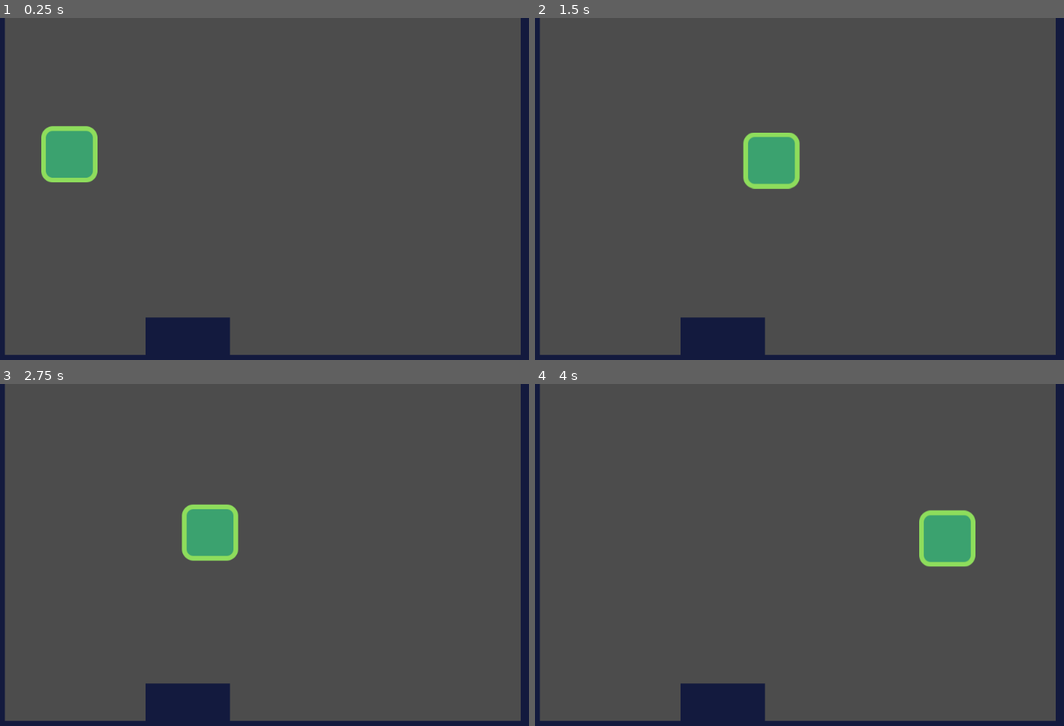
Above: before the commit, frames 1-4 (two rows, left to right).
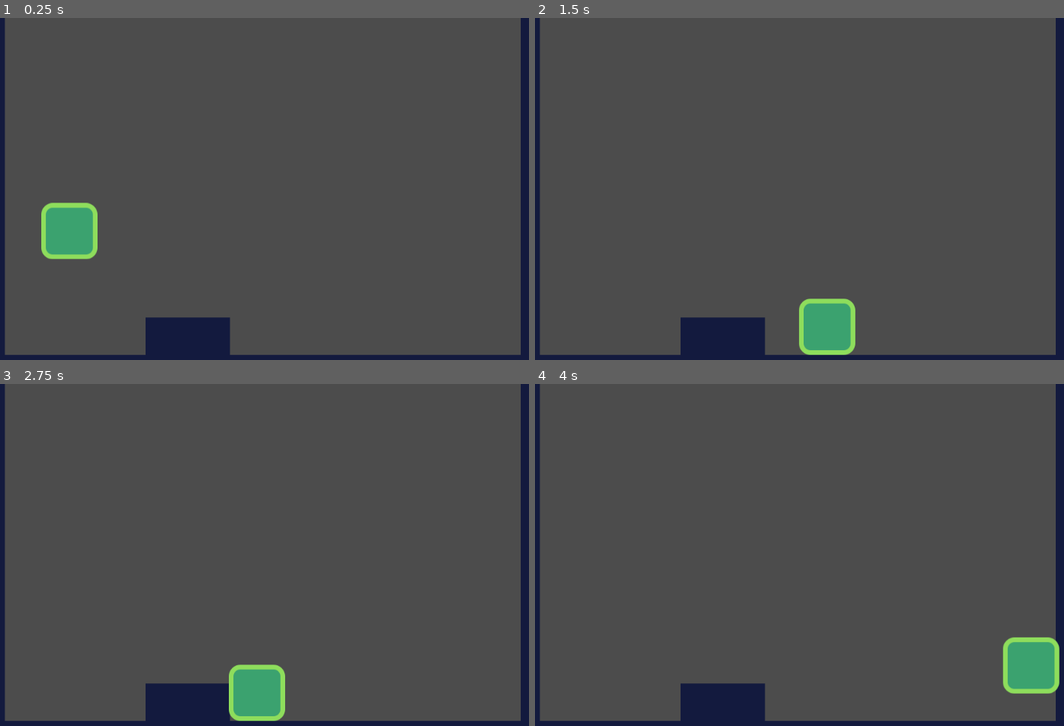
Above: after the commit, the same moments.

Repository: Huotes/geometry-adventure
Game: Godot game, scene res://src/Levels/LevelTemplate.tscn
Same seed, same stepped clock (60 frames per second), same inputs: the game is played once before the commit and once after it. Before the commit the project has no main scene; this scene is started directly in both runs.
Inputs:
- Up to frame 1 (0.25 s): no input
- Up to frame 2 (1.5 s): hold D (move_right) from 0.53 s (still down); tap W (jump) at 0.6, 0.77, 1.07, 1.35 s
- Up to frame 3 (2.75 s): tap W (jump) at 1.52, 1.82, 2.1 s; release D (move_right) at 2.03 s; hold A (move_left) from 2.03 s (still down)
- Up to frame 4 (4 s): release A (move_left) at 2.78 s; hold D (move_right) from 2.78 s (still down); tap W (jump) at 2.85, 3.02, 3.32, 3.6, 3.77 s

The runs differ from the first frame. In frame 1, 3.4% of the frame differs, in the area x 7-19%, y 31-71%; in frame 2, 3.4%; in frame 3, 3.4%; in frame 4, 3.4%, in the area x 72-100%, y 36-91%.

Commit message:
pulos agora s'ao bem executados

Diff:
--- a/project.godot
+++ b/project.godot
@@ -21,6 +21,7 @@
 [application]
 
 config/name="Platformer"
+run/main_scene="res://src/Levels/LevelTemplate.tscn"
 config/icon="res://icon.png"
 
 [gui]
--- a/src/Actors/Actor.gd
+++ b/src/Actors/Actor.gd
@@ -1,11 +1,9 @@
 extends KinematicBody2D
 class_name Actor
 
-var speed: = Vector2(300.0,1000.0)
-var gravity: = 500.0
+const FLOOR_NORMAL = Vector2.UP
+
+var speed: = Vector2(400.0,1400.0)
+var gravity: = 4000.0
 
 var velocity: = Vector2.ZERO
-
-func _physics_process(delta: float) -> void:
-	velocity.y += gravity * delta
-	velocity = move_and_slide(velocity)
--- a/src/Actors/Player.gd
+++ b/src/Actors/Player.gd
@@ -1,8 +1,28 @@
 extends Actor
 
 func _physics_process(delta: float) -> void:
-	var direction: = Vector2(
+	var is_jump_interrupted: = Input.is_action_just_released("jump") and velocity.y < 0.0
+	var direction: = get_direction()
+	velocity = calculate_move_velocity(velocity,direction,speed, is_jump_interrupted)
+	velocity = move_and_slide(velocity, FLOOR_NORMAL)
+
+func get_direction() -> Vector2:
+	return Vector2(
 	Input.get_action_strength("move_right") - Input.get_action_strength("move_left"),
-	0.0
+	-1.0 if Input.is_action_just_pressed("jump") and is_on_floor() else 1.0
 	)
-	velocity = speed * direction
+
+func calculate_move_velocity(
+	linear_velocity: Vector2,
+	direction: Vector2,
+	speed: Vector2,
+	is_jump_interrupted: bool
+	) -> Vector2:
+	var new_velocity: = linear_velocity
+	new_velocity.x = speed.x * direction.x
+	new_velocity.y += gravity * get_physics_process_delta_time()
+	if direction.y == -1.0:
+		new_velocity.y = speed.y * direction.y
+	if is_jump_interrupted:
+		new_velocity.y = 0.0
+	return new_velocity
